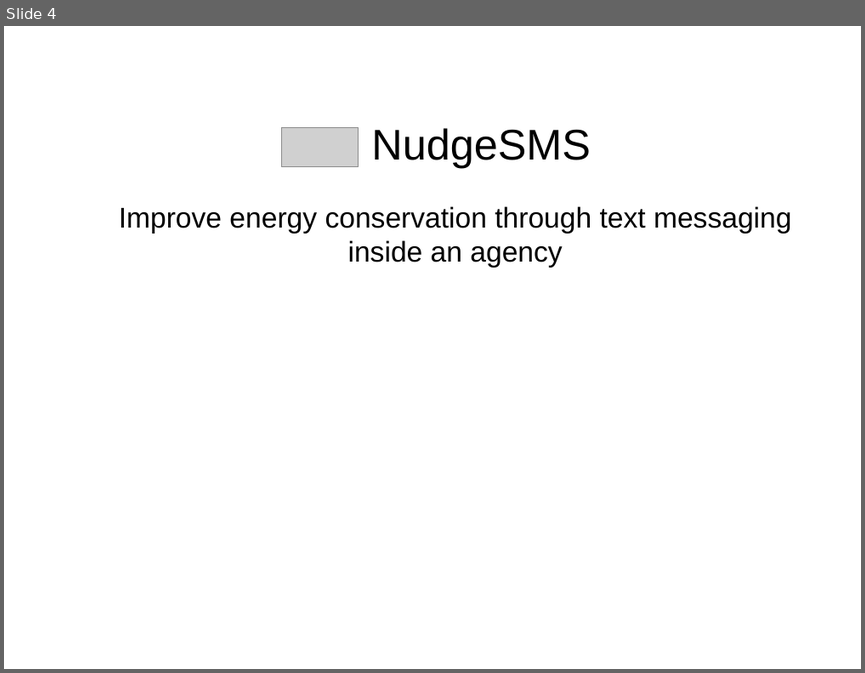
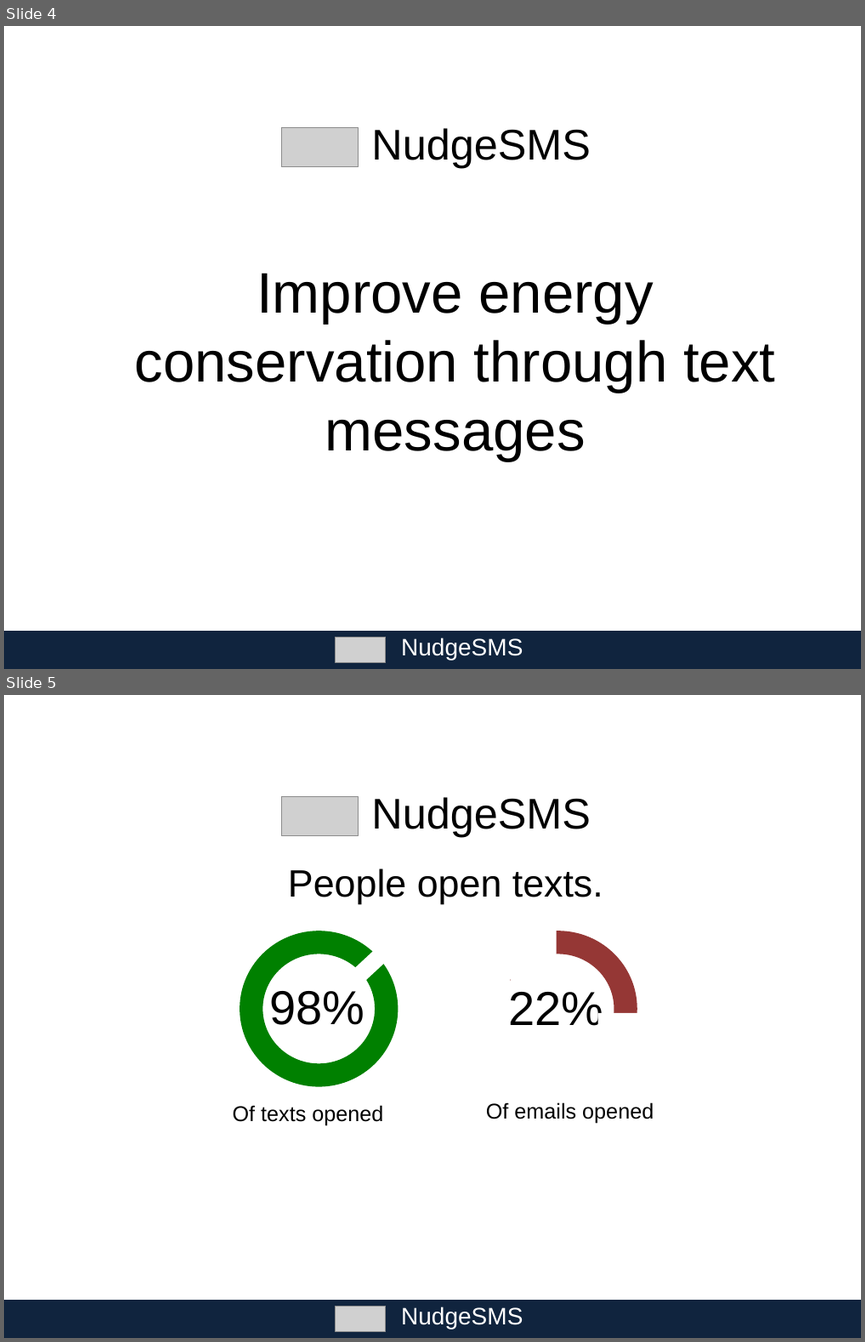
Before and after one commit to alan707/nudgesms, a slide deck: presentation_files/DemoPresentation.pptx. Shown one above the other, each under a label of ours: slide 4 before the commit, slides 4 and 5 after it. The pictures are 865x673 and 865x1342 pixels, drawn with LibreOffice and Linux fonts; fonts in the diff are those of the drawing; grey boxes stand for pictures. Boxes give left, top, right and bottom in pixels: in the first picture for what was removed or moved away, otherwise in the second. Text is boxed around its words. In the diff, an @@ line names an element or a change of style, - is before the commit and + after.

Commit message:
changed welcome message

```diff
--- a/presentation_files/DemoPresentation.pptx
+++ b/presentation_files/DemoPresentation.pptx
@@ slide 5 added at (x1=4, y1=695, x2=861, y2=1338), background #FFFFFF @@
@@ picture added at (x1=282, y1=797, x2=358, y2=835) @@
@@ text added at (x1=371, y1=797, x2=590, y2=837), 36 pt, text #000000 @@
+NudgeSMS
@@ text added at (x1=288, y1=868, x2=603, y2=904), 32 pt, text #000000 @@
+People open texts.
@@ group added at (x1=233, y1=919, x2=666, y2=1125): 5 rectangles, 4 texts, 2 donuts @@
+98%
+22%
+Of texts opened
+Of emails opened
@@ rectangle added at (x1=4, y1=1300, x2=861, y2=1338), fill #0F243E @@
@@ picture added at (x1=335, y1=1305, x2=386, y2=1331) @@
@@ text added at (x1=401, y1=1306, x2=522, y2=1328), 20 pt, text #FFFFFF @@
+NudgeSMS
@@ slide 4 changed as well @@
@@ text at (x1=134, y1=272, x2=775, y2=460): text changed; size 24 to 48 pt @@
-Improve energy conservation through text messaging inside an agency
+Improve energy conservation through text messages
@@ rectangle added at (x1=4, y1=631, x2=861, y2=669), fill #0F243E @@
@@ picture added at (x1=335, y1=636, x2=386, y2=662) @@
@@ text added at (x1=401, y1=637, x2=522, y2=659), 20 pt, text #FFFFFF @@
+NudgeSMS
```
Also in this commit, not shown: 4 other slides changed, 3 other slides added, 1 slide removed, 7 other files.
